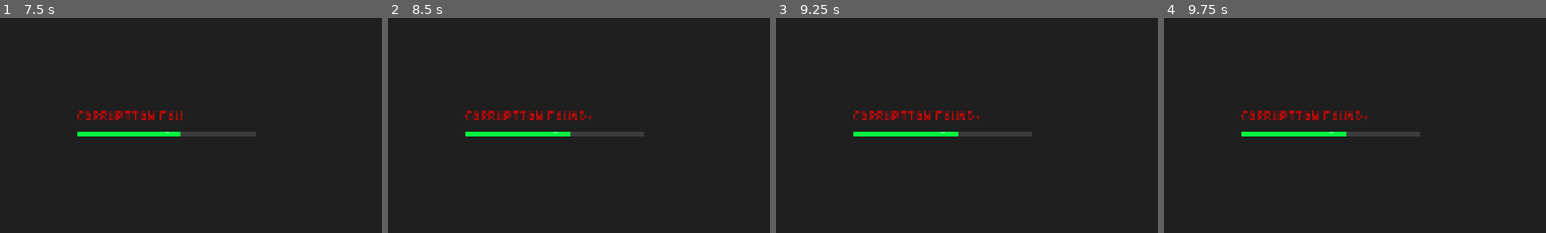
Above: before the commit, frames 1-4 (left to right).
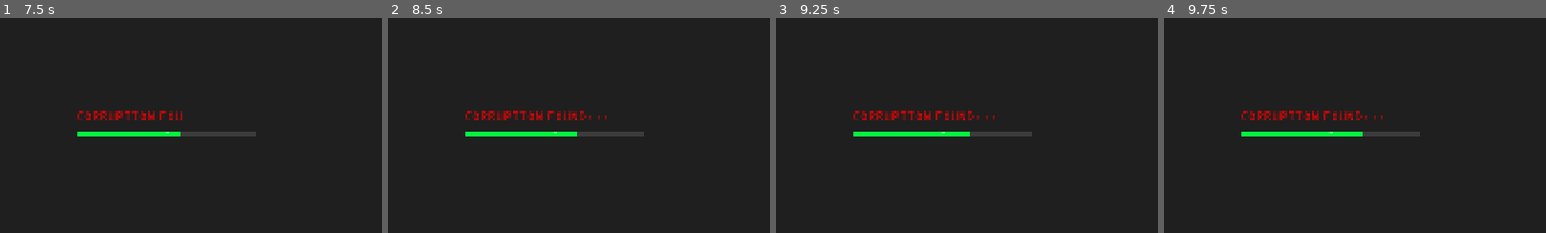
Above: after the commit, the same moments.

Repository: Audiosnuggles/RTM
Game: Godot game, scene res://main_scene.tscn
The game is run twice, just before and just after one commit, with the same random seed, the same clock (stepped at 60 frames per second) and the same inputs. Video files are missing from this copy of the repository; at most half a second of black plays in their place.
Inputs (mouse positions are % of the whole screen's width and height, from its top left):
- Up to frame 1 (7.5 s): click "START" at 0.5 s; click "SKIP >>" at 1.25 s; click "Corruption I: Start" at 2 s; tap Enter (ui_accept) at 2.75, 3.02, 3.5, 3.77, 4.25, 5, 5.27, 5.75, 6.02, 6.5, 6.77 s; move the mouse to (65, 94) at 2.77 s; hold Right (ui_right) 2.78-4.28 s; click (65, 94) at 2.92 s; move the mouse to (30, 55) at 3.52 s; move the mouse to (60, 28) at 4.27 s; hold Left (ui_left) 4.28-5.03 s; move the mouse to (45, 70) at 5.02 s; hold Right (ui_right) 5.03-6.53 s; click (45, 70) at 5.17 s; move the mouse to (80, 65) at 5.77 s; move the mouse to (20, 35) at 6.52 s; hold Left (ui_left) 6.53-7.28 s; move the mouse to (55, 50) at 7.27 s; hold Right (ui_right) from 7.28 s (still down); click (55, 50) at 7.42 s
- Up to frame 2 (8.5 s): move the mouse to (35, 25) at 8.02 s; release Right (ui_right) at 8.03 s; hold Left (ui_left) from 8.03 s (still down); tap Enter (ui_accept) at 8.27 s
- Up to frame 3 (9.25 s): keep holding Left (ui_left); move the mouse to (72, 45) at 8.77 s; tap Enter (ui_accept) at 9.02 s
- Up to frame 4 (9.75 s): move the mouse to (30, 55) at 9.52 s; release Left (ui_left) at 9.53 s; hold Right (ui_right) from 9.53 s (still down); click (30, 55) at 9.67 s
The pictures show only the part of the screen within x 29-79%, y 26-76%; the shares and areas given below are measured in that part.

Frame 1 is identical in both runs. In frame 2, less than 0.1% of the frame differs, in the area x 47-58%, y 45-56%; in frame 3, less than 0.1%; in frame 4, 0.1%.

Commit message:
Update minigame_scene.gd

Diff:
--- a/minigame_scene.gd
+++ b/minigame_scene.gd
@@ -1,27 +1,40 @@
-# minigame_scene.gd
+# MinigameScene.gd
+
 extends Node2D
 
+# Dieses Signal wird an die MainScene (die den Level geladen hat) gesendet
 signal minigame_finished(success: bool)
 
+
+# NEUE _READY FUNKTION
+func _ready():
+	# Finde die Kamera in DIESER Szene
+	var camera = get_node_or_null("Player/Camera2D")
+	if is_instance_valid(camera):
+		# Mache sie zur aktiven Kamera, sobald das Minigame startet
+		camera.make_current()
+	else:
+		print("FEHLER in minigame_scene.gd: Player/Camera2D nicht gefunden!")
+
+
+# --- (Dein bisheriger Code bleibt gleich) ---
+
+# Die Funktion für das Tor (Erfolg)
 func _on_door_body_entered(body):
 	if body.name == "Player":
-		get_tree().paused = true
-
-		# KORRIGIERT: Verwendet einen unpausierbaren SceneTreeTimer
-		await get_tree().create_timer(0.5, false).timeout
-
-		get_tree().paused = false
-
+		# Erfolg: Szene sofort freigeben
 		minigame_finished.emit(true)
 		queue_free()
 
+
+# Methode, die vom Player oder Gegner aufgerufen wird, wenn er stirbt
 func player_died():
-	get_tree().paused = true
+	print("!!! player_died() aufgerufen. Szene wird sofort entfernt. !!!")
 
-	# KORRIGIERT: Verwendet einen unpausierbaren SceneTreeTimer
-	await get_tree().create_timer(1.0, false).timeout
+	# Sicherstellen, dass die Pause aufgehoben ist, falls sie in einem früheren Frame gesetzt wurde
+	if get_tree().paused:
+		get_tree().paused = false
 
-	get_tree().paused = false
-
+	# Sende das Misserfolgssignal an die MainScene und beende das Minigame
 	minigame_finished.emit(false)
 	queue_free()
